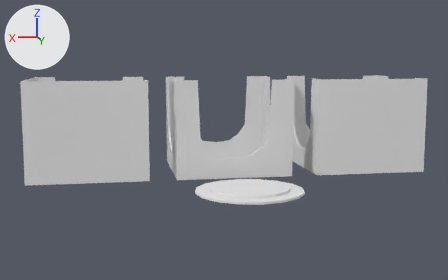
The Blender file hydro-cube/hydro-cube.blend, before and after one commit.
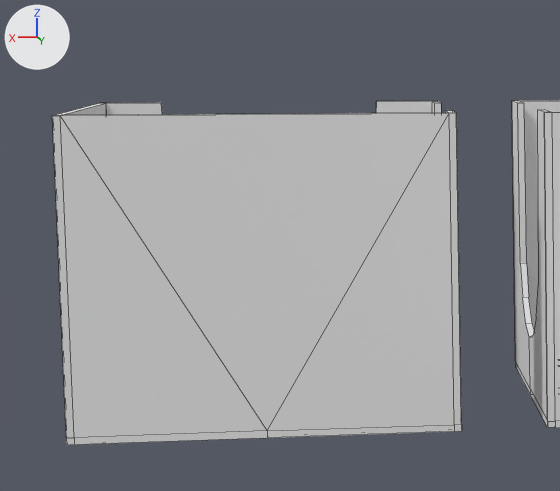
The first picture shows the older version from a 50 mm camera at (86.0, 472.0, 86.0) aimed at (8.0, 40.0, 28.0). The close-ups show both versions on the part from 1% to 40% of the width and 16% to 72% of the height of that picture; other places that the commit changed are outside them. The axes (+X, +Y, +Z) are drawn at upper left. The lights are the same throughout. The close-ups show mesh edges as thin lines.

The first close-up shows 'Cube', 'cube-corner'.
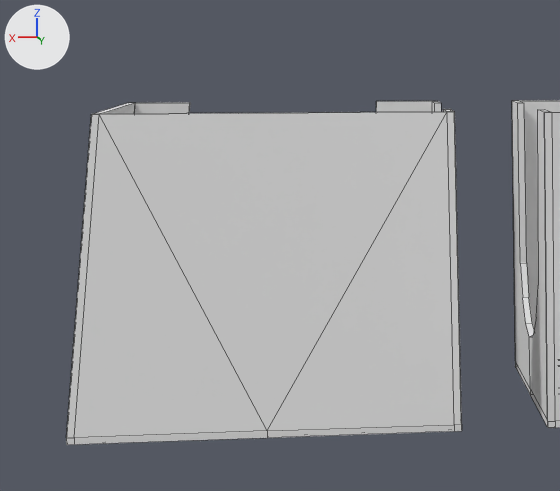
Where the change shows, as pixel boxes [x1, y1, x2, y2] in the close-ups (560 x 491 px; the box of a moved part takes in the faces that stretch with it):
'cube-corner', reshaped
    before: [52, 101, 462, 445]
    after: [66, 101, 462, 445]
part 1 of me_cube_002, moved or reshaped
    before: [52, 103, 449, 438]
    after: [66, 103, 447, 438]
part 2 of me_cube_002, moved or reshaped
    before: [106, 102, 163, 115]
    after: [134, 102, 190, 114]

What changed in the scene script:
```text
Change me_cube_002:
    where me_cube_002.from_pydata(...)  # 132 vertices, 106 faces; spans x -42.0..42.0, y -42.0..42.0, z 0.0..70.1
    used by ob_cube_corner; location = (103.1, 0.0, 0.0)
    me_cube_002 part 1: all 4 vertices in x 40.4..42.0, y 40.5..42.0, z 70.1 are moved by (-7.0, -7.0, 0.0)
    me_cube_002 part 2: all 6 vertices in x 27.0..42.0, y -42.0..-40.5, z 70.1 are moved by (-7.0, 0.0, 0.0)
```
